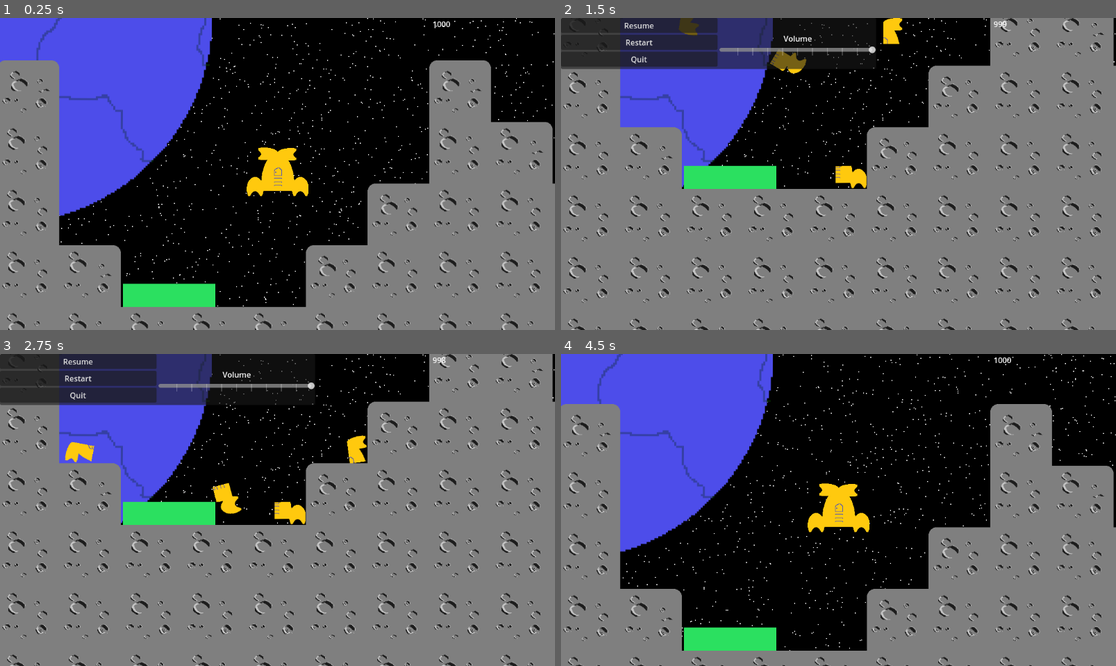
Above: before the commit, frames 1-4 (two rows, left to right).
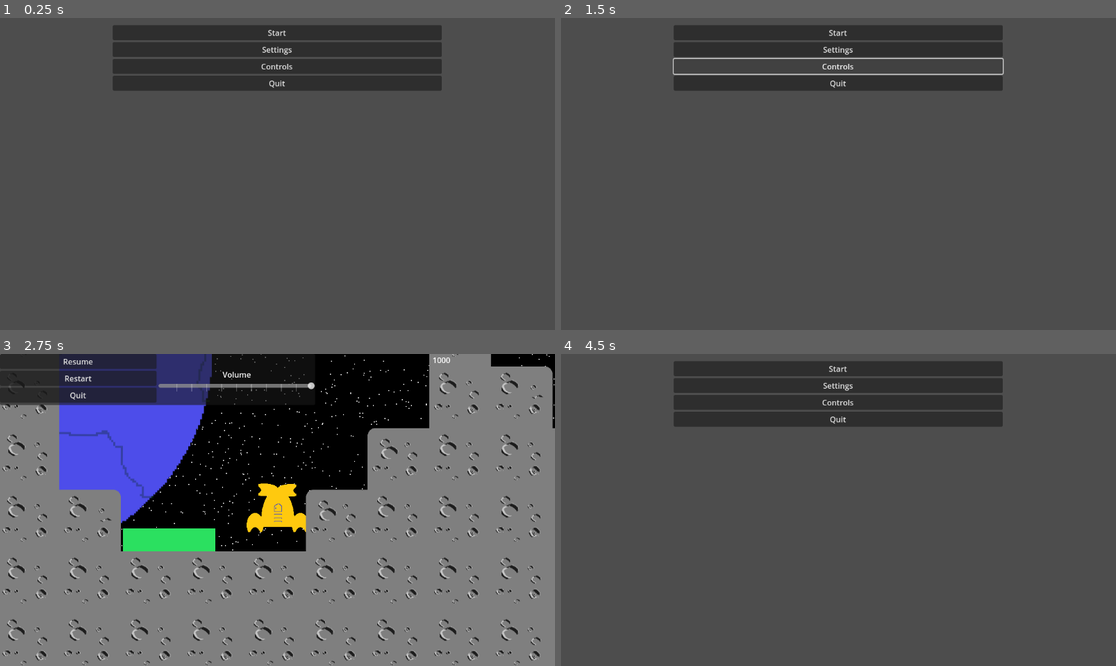
Above: after the commit, the same moments.

Repository: acidmath/DialIt
Game: Godot game, scene res://GameManager.tscn
Two runs of this game, one before a commit and one after it. Both use one fixed random seed, a clock stepped at 60 frames per second and the inputs below. Before the commit the project starts from res://Main.tscn. Sound files missing from this copy of the repository are replaced by a short silence.
Inputs (mouse positions are in pixels of both pictures, inside the frame that each line leads up to):
- Up to frame 1 (0.25 s): no input
- Up to frame 2 (1.5 s): click (838, 49) at 0.5 s, where only the run after the commit has a clickable "Settings"; click (838, 67) at 1.25 s, where only the run after the commit has a clickable "Controls"
- Up to frame 3 (2.75 s): click (277, 369) at 2 s, where only the run after the commit has a clickable "Start"
- Up to frame 4 (4.5 s): click "Restart" at 2.75 s; click (838, 369) at 3.5 s, where only the run after the commit has a clickable "Start"; click "Restart" at 4.25 s

The runs differ from the first frame. In frame 1, 99% of the frame differs, in the area x 0-100%, y 0-100%; in frame 2, 98%; in frame 3, 18%; in frame 4, 99%.

Commit message:
start screen

Diff:
--- /dev/null
+++ b/GameManager.tscn
@@ -0,0 +1,6 @@
+[gd_scene load_steps=2 format=3 uid="uid://cmvdyrkonfd6l"]
+
+[ext_resource type="Script" path="res://game_manager.gd" id="1_tq61r"]
+
+[node name="Node" type="Node"]
+script = ExtResource("1_tq61r")
--- /dev/null
+++ b/game_manager.gd
@@ -0,0 +1,20 @@
+extends Node
+
+var menuScene = preload("res://start_menu.tscn")
+var menuSceneInstance : StartMenu
+
+var gameScene = preload("res://Main.tscn")
+
+# Called when the node enters the scene tree for the first time.
+func _ready() -> void:
+	menuSceneInstance = menuScene.instantiate()
+	add_child(menuSceneInstance)
+
+	menuSceneInstance.start_game.connect(start_game)
+
+func start_game():
+	remove_child(menuSceneInstance)
+	menuSceneInstance.queue_free()
+
+	var gameSceneInstance = gameScene.instantiate()
+	add_child(gameSceneInstance)
--- a/pause_menu.tscn
+++ b/pause_menu.tscn
@@ -4,7 +4,6 @@
 
 [node name="PauseMenu" type="Control"]
 process_mode = 3
-visible = false
 layout_mode = 3
 anchors_preset = 15
 anchor_right = 1.0
--- a/project.godot
+++ b/project.godot
@@ -11,7 +11,7 @@
 [application]
 
 config/name="Space Lander 2.0"
-run/main_scene="res://Main.tscn"
+run/main_scene="res://GameManager.tscn"
 config/features=PackedStringArray("4.3", "Mobile")
 config/icon="res://icon.svg"
 
--- /dev/null
+++ b/start_menu.gd
@@ -0,0 +1,7 @@
+extends Control
+class_name StartMenu
+
+signal start_game()
+
+func start_button_pressed():
+	emit_signal("start_game")
--- /dev/null
+++ b/start_menu.tscn
@@ -0,0 +1,40 @@
+[gd_scene load_steps=2 format=3 uid="uid://dvbl5xcd3wu8h"]
+
+[ext_resource type="Script" path="res://start_menu.gd" id="1_rknbb"]
+
+[node name="Control" type="Control"]
+layout_mode = 3
+anchors_preset = 15
+anchor_right = 1.0
+anchor_bottom = 1.0
+grow_horizontal = 2
+grow_vertical = 2
+script = ExtResource("1_rknbb")
+
+[node name="VBoxContainer" type="VBoxContainer" parent="."]
+layout_mode = 1
+anchors_preset = -1
+anchor_left = 0.5
+anchor_right = 0.5
+offset_left = -342.0
+offset_top = 15.0
+offset_right = 341.0
+offset_bottom = 608.0
+
+[node name="StartButton" type="Button" parent="VBoxContainer"]
+layout_mode = 2
+text = "Start"
+
+[node name="SettingsButton" type="Button" parent="VBoxContainer"]
+layout_mode = 2
+text = "Settings"
+
+[node name="ControlsButton" type="Button" parent="VBoxContainer"]
+layout_mode = 2
+text = "Controls"
+
+[node name="QuitButton" type="Button" parent="VBoxContainer"]
+layout_mode = 2
+text = "Quit"
+
+[connection signal="pressed" from="VBoxContainer/StartButton" to="." method="start_button_pressed"]
